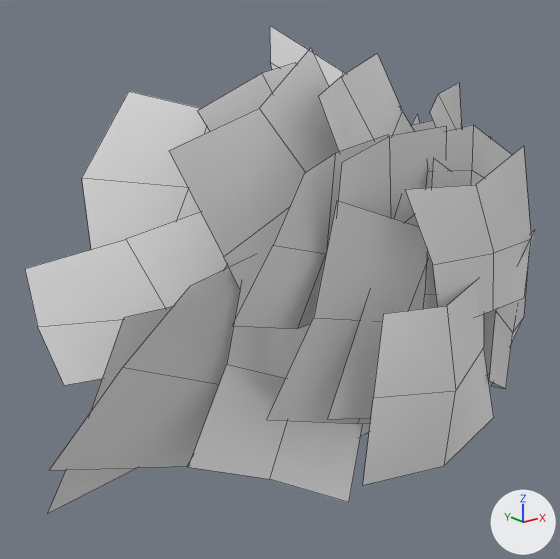
The FBX model Team1_GraduationGame/Assets/3D/Models/Foliage/Bush/Bush.fbx as it was, and as the next commit left it.
One viewpoint serves both versions: a 50 mm lens placed at (2.02, -1.23, 1.26), pointed at (3.73, 0.9, 0.41). Lighting does not change. The marker at lower right points along +X, +Y and +Z. Mesh edges are drawn as thin lines. Where no turn or scale is listed for an object, it has been applied to the vertices.
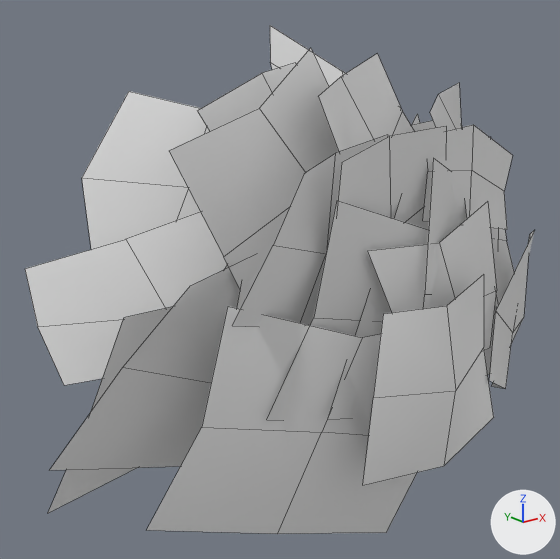
Boxes [x1, y1, x2, y2] around the edits, measured in the pictures (560 x 559 px; the box of a moved part takes in the faces that stretch with it):
'Plane.001', reshaped
    before: [25, 26, 534, 513]
    after: [25, 26, 534, 534]
part 1 of me_plane_001, added
    after: [147, 306, 417, 534]
part 2 of me_plane_001, moved or reshaped
    before: [405, 146, 531, 316]
    after: [368, 201, 497, 351]

Edits to the bpy script that builds the scene:
```text
Change me_plane_001:
    where me_plane_001.from_pydata(...)  # 216 vertices, 96 faces; spans x -1.36..0.95, y -0.17..1.22, z -0.25..1.31
    used by ob_plane_001; location = (4.077, 0.294, 0.0)
    verts and faces of me_plane_001; kept vertices keep their numbers, new ones are numbered from 216
    before: 0 (-0.35, 0.02, 0.83) at pixel (404, 189), 1 (-0.22, -0.05, 0.37), 2 (0.19, -0.01, 0.92) at pixel (523, 145), 3 (0.23, -0.04, 0.39) at pixel (524, 298), 81 (0.24, -0.04, 0.6) at pixel (531, 239)
    before: 87 (0.02, -0.07, 0.4) at pixel (493, 310), 89 (-0.06, -0.02, 0.82) at pixel (475, 184), 93 (-0.27, -0.04, 0.6) at pixel (432, 264), 170 (0.0, -0.07, 0.59) at pixel (493, 253)
    me_plane_001 part 1: the loose piece of 9 vertices spanning x -0.82..0.34, y 0.08..0.25, z -0.11..0.81 is copied, and the copy is multiplied about its middle by the matrix ((0.974, 0.227, 0.0), (-0.227, 0.973, 0.045), (0.01, -0.044, 0.999)), then moved by (-0.36, -0.04, -0.26); it spans x -1.18..-0.02, y -0.04..0.17, z -0.36..0.54
    me_plane_001 part 2
    add for i in [2, 81, 87]: verts[i] += (-0.08, 0.07, -0.19)
    add verts[0] = (-0.43, 0.08, 0.65)  # moved, pixel (367, 250)
    add verts[1] = (-0.3, 0.02, 0.19)  # moved
    add verts[3] = (0.14, 0.02, 0.2)  # moved, pixel (490, 347)
    add verts[89] = (-0.15, 0.04, 0.63)  # moved, pixel (439, 242)
    add verts[93] = (-0.35, 0.02, 0.41)  # moved
    add verts[170] = (-0.09, 0.0, 0.41)  # moved
```
